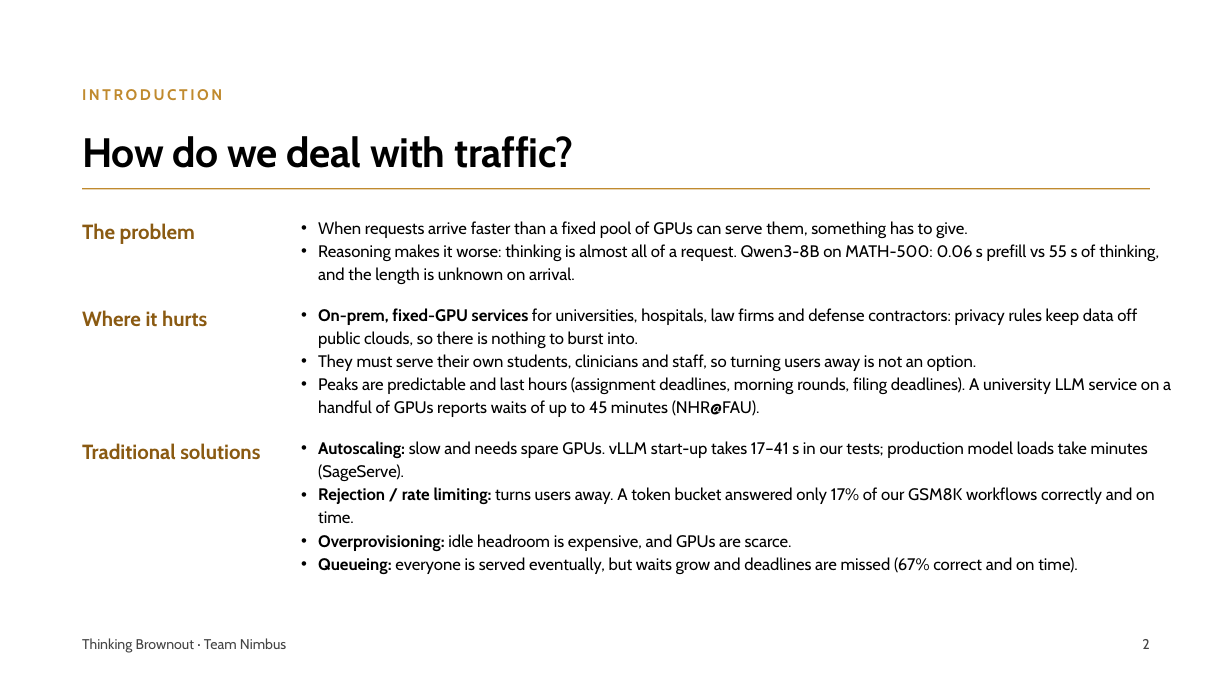
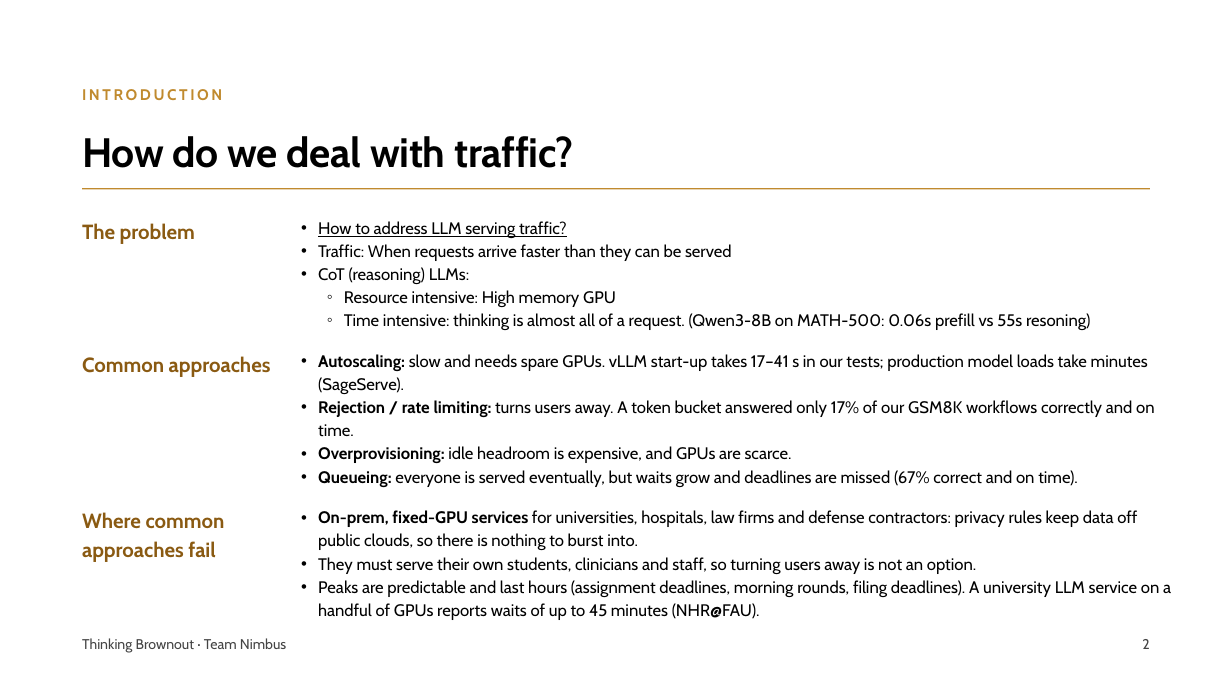
Before and after one commit to pyangyu/team1_nimbus_copy, a slide deck: slide 2 of Symposium Slides.pptx. Drawn at 1232x693 pixels with LibreOffice and Linux fonts; fonts in the diff are those of the drawing. Boxes give left, top, right and bottom in pixels: in the first picture for what was removed or moved away, otherwise in the second. Text is boxed around its words. In the diff, an @@ line names an element or a change of style, - is before the commit and + after.

```diff
--- a/Symposium Slides.pptx
+++ b/Symposium Slides.pptx
@@ text at (x1=318, y1=221, x2=1091, y2=330): text changed @@
-• When requests arrive faster than a fixed pool of GPUs can serve them, something has to give.
-• Reasoning makes it worse: thinking is almost all of a request. Qwen3-8B on MATH-500: 0.06 s prefill vs 55 s of thinking, and the length is unknown on arrival.
+• How to address LLM serving traffic?
+• Traffic: When requests arrive faster than they can be served
+• CoT (reasoning) LLMs:
+  ◦ Resource intensive: High memory GPU
+  ◦ Time intensive: thinking is almost all of a request. (Qwen3-8B on MATH-500: 0.06s prefill vs 55s resoning)
@@ text at (x1=82, y1=356, x2=271, y2=377): text changed @@
-Where it hurts
+Common approaches
@@ text "Autoscaling: slow and needs spare ..." moved from (x1=318, y1=441, x2=1155, y2=574) to (x1=318, y1=354, x2=1155, y2=487) @@
@@ text "On-prem, fixed-GPU services for universities, ..." moved from (x1=318, y1=308, x2=1171, y2=417) to (x1=318, y1=510, x2=1171, y2=620) @@
@@ text at (x1=82, y1=512, x2=225, y2=562): text changed @@
-Traditional solutions
+Where common approaches fail
```
Also in this commit, not shown: 5 other slides changed, 1 slide removed.
